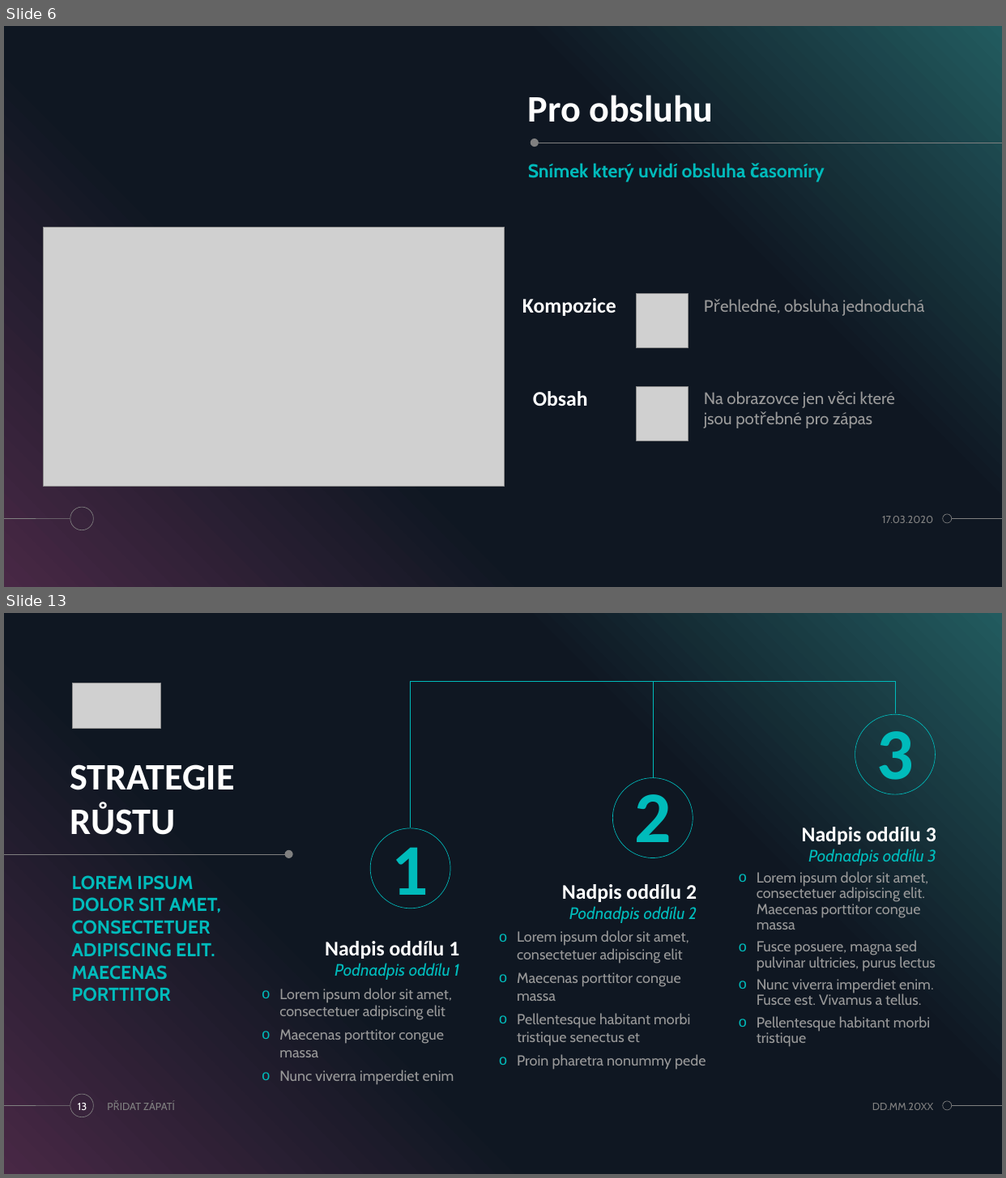
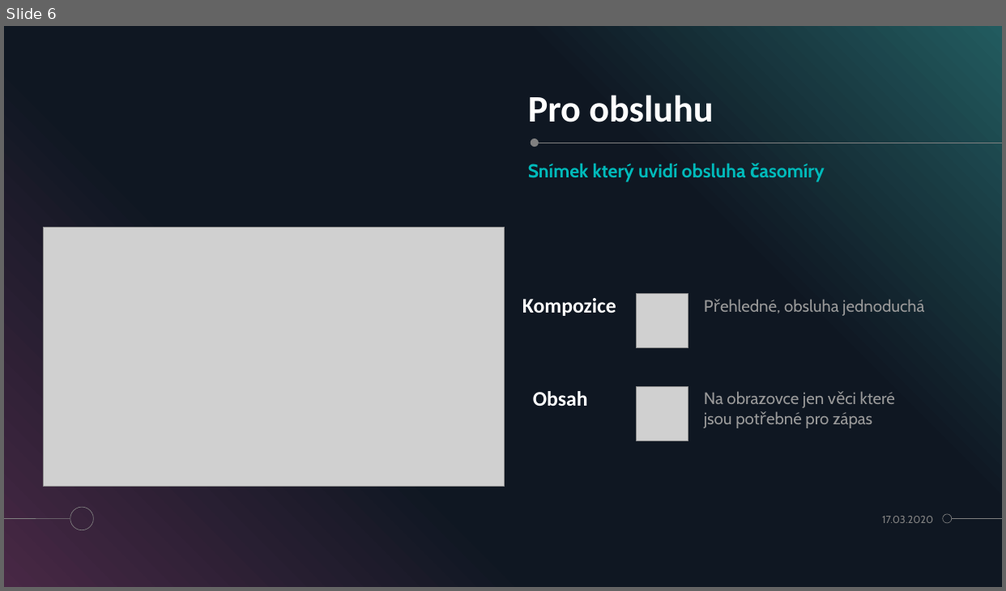
Before and after one commit to OpecenaPalacinka/UUR, a slide deck: Casomira/Prezentace casomiry.pptx. Shown one above the other, each under a label of ours: slides 6 and 13 before the commit, slide 6 after it; the slides between them are not shown. The pictures are 1006x1178 and 1006x591 pixels, drawn with LibreOffice and Linux fonts; fonts in the diff are those of the drawing; grey boxes stand for pictures. Boxes give left, top, right and bottom in pixels: in the first picture for what was removed or moved away, otherwise in the second. Text is boxed around its words. In the diff, an @@ line names an element or a change of style, - is before the commit and + after.

```diff
--- a/Casomira/Prezentace casomiry.pptx
+++ b/Casomira/Prezentace casomiry.pptx
@@ slide 13 removed at box(4, 613, 1002, 1174), background #000000; not listed: 5 template elements that a slide beside it also shows @@
@@ picture removed at box(72, 683, 160, 728) @@
@@ line removed from (411, 828) to (411, 681) @@
@@ line removed from (411, 681) to (896, 681) @@
@@ line removed from (653, 777) to (653, 682) @@
@@ line removed from (896, 713) to (896, 681) @@
@@ text removed at box(855, 715, 936, 795) @@
-3
@@ title removed at box(70, 764, 234, 835) @@
-STRATEGIE
-RŮSTU
@@ text removed at box(612, 777, 692, 858) @@
-2
@@ text removed at box(370, 828, 450, 909) @@
-1
@@ text removed at box(802, 827, 936, 845) @@
-Nadpis oddílu 3
@@ line removed from (4, 854) to (289, 854) @@
@@ ellipse removed at box(285, 850, 293, 858) @@
@@ text removed at box(808, 849, 936, 866) @@
-Podnadpis oddílu 3
@@ text removed at box(72, 875, 221, 1002) @@
-LOREM IPSUM DOLOR SIT AMET, CONSECTETUER ADIPISCING ELIT. MAECENAS PORTTITOR
@@ text removed at box(756, 871, 935, 1047) @@
-o Lorem ipsum dolor sit amet, consectetuer adipiscing elit. Maecenas porttitor congue massa
-o Fusce posuere, magna sed pulvinar ultricies, purus lectus
-o Nunc viverra imperdiet enim. Fusce est. Vivamus a tellus.
-o Pellentesque habitant morbi tristique
@@ text removed at box(562, 884, 697, 902) @@
-Nadpis oddílu 2
@@ text removed at box(569, 906, 697, 923) @@
-Podnadpis oddílu 2
@@ text removed at box(325, 941, 459, 959) @@
-Nadpis oddílu 1
@@ text removed at box(517, 931, 705, 1070) @@
-o Lorem ipsum dolor sit amet, consectetuer adipiscing elit
-o Maecenas porttitor congue massa
-o Pellentesque habitant morbi tristique senectus et
-o Proin pharetra nonummy pede
@@ text removed at box(334, 963, 459, 980) @@
-Podnadpis oddílu 1
@@ text removed at box(279, 988, 454, 1085) @@
-o Lorem ipsum dolor sit amet, consectetuer adipiscing elit
-o Maecenas porttitor congue massa
-o Nunc viverra imperdiet enim
@@ page number removed at box(78, 1103, 87, 1110) @@
-13
@@ text removed at box(143, 1101, 175, 1110) @@
-PŘIDAT ZÁPATÍ
@@ text removed at box(872, 1103, 933, 1110) @@
-DD.MM.20XX
```
Also in this commit, not shown: 1 slide changed, 2 slides added, 18 other slides removed.
